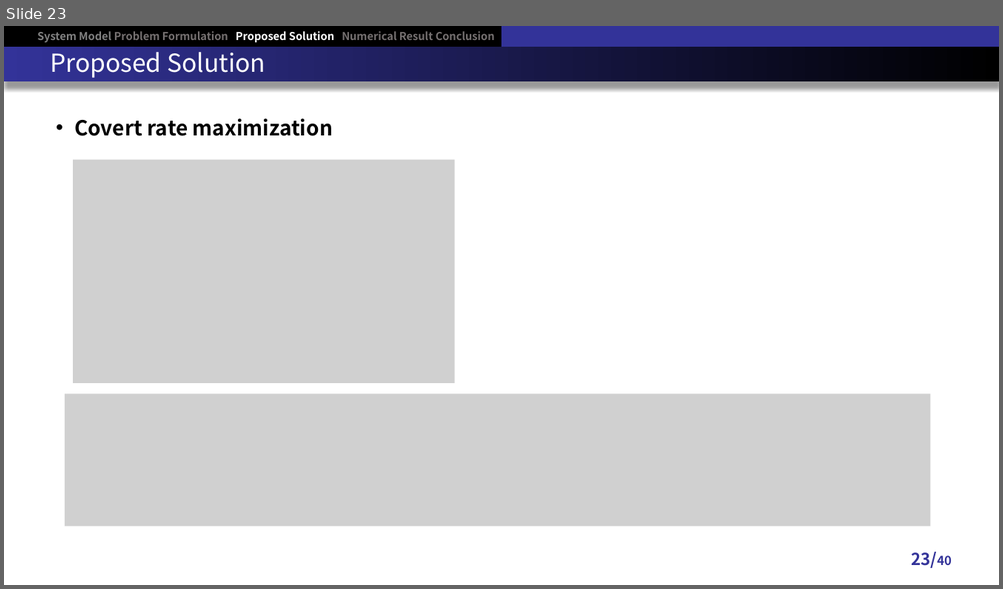
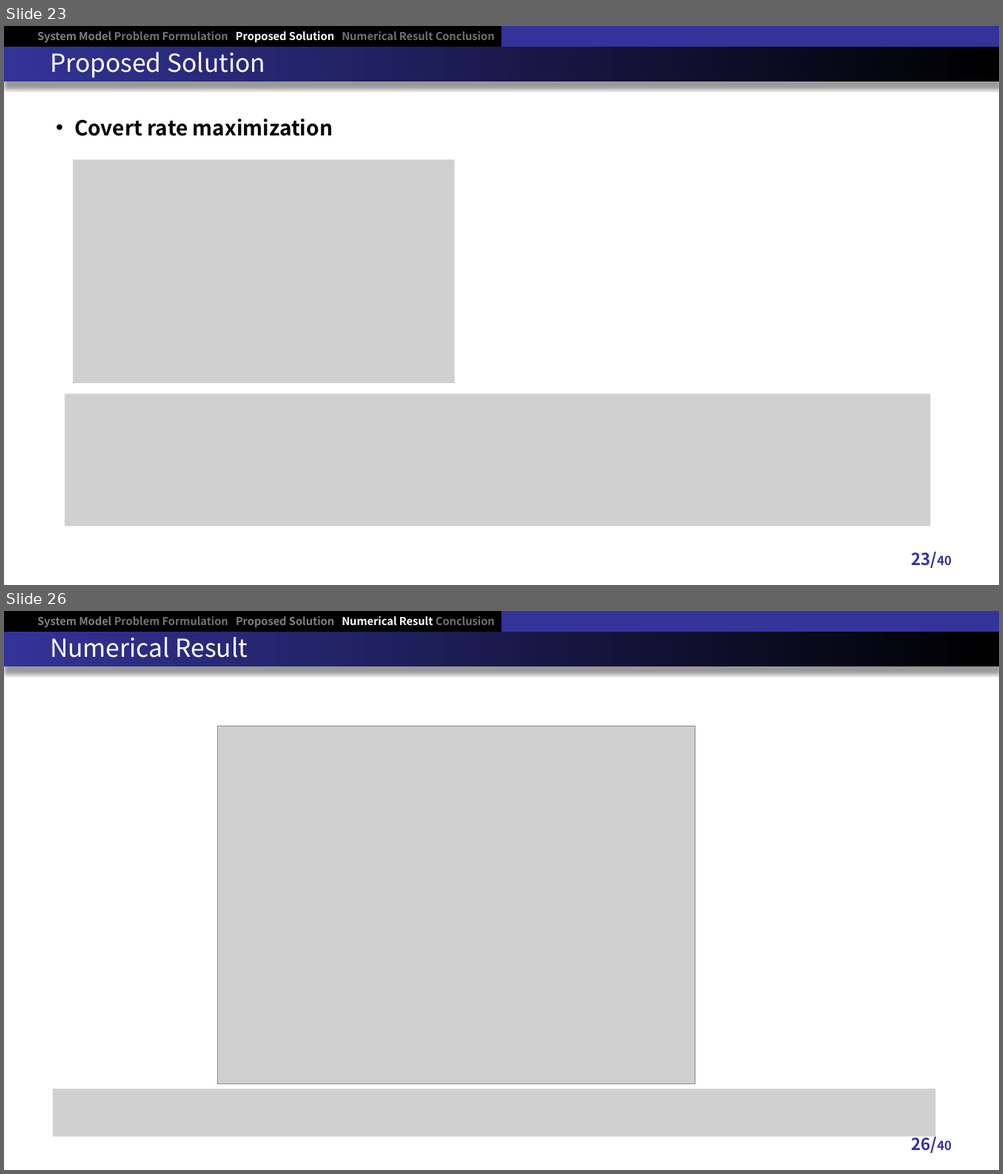
Before and after one commit to RefatHanbat/Presentation-of-SDM, a slide deck: New Problem/Thesis Defense slide.pptx. Shown one above the other, each under a label of ours: slide 23 before the commit, slides 23 and 26 after it; the slides between them are not shown. The pictures are 1003x589 and 1003x1174 pixels, drawn with LibreOffice and Linux fonts; fonts in the diff are those of the drawing; grey boxes stand for pictures. Boxes give left, top, right and bottom in pixels: in the first picture for what was removed or moved away, otherwise in the second. Text is boxed around its words. In the diff, an @@ line names an element or a change of style, - is before the commit and + after.

```diff
--- a/New Problem/Thesis Defense slide.pptx
+++ b/New Problem/Thesis Defense slide.pptx
@@ slide 26 added at (x1=4, y1=611, x2=999, y2=1170), background #FFFFFF; not listed: 3 template elements that a slide beside it also shows @@
@@ text added at (x1=37, y1=616, x2=495, y2=627), 10.5 pt, text #767171, bold @@
+System Model Problem Formulation Proposed Solution Numerical Result Conclusion
@@ title added at (x1=50, y1=631, x2=248, y2=658), 24 pt, text #FFFFFF @@
+Numerical Result
@@ picture added at (x1=217, y1=726, x2=695, y2=1084) @@
@@ picture added at (x1=53, y1=1089, x2=935, y2=1137) @@
@@ page number added at (x1=910, y1=1134, x2=951, y2=1153), 16 pt, text #333399, bold @@
+26/40
```
Also in this commit, not shown: 3 slides changed, 3 other slides added, 3 other files.
